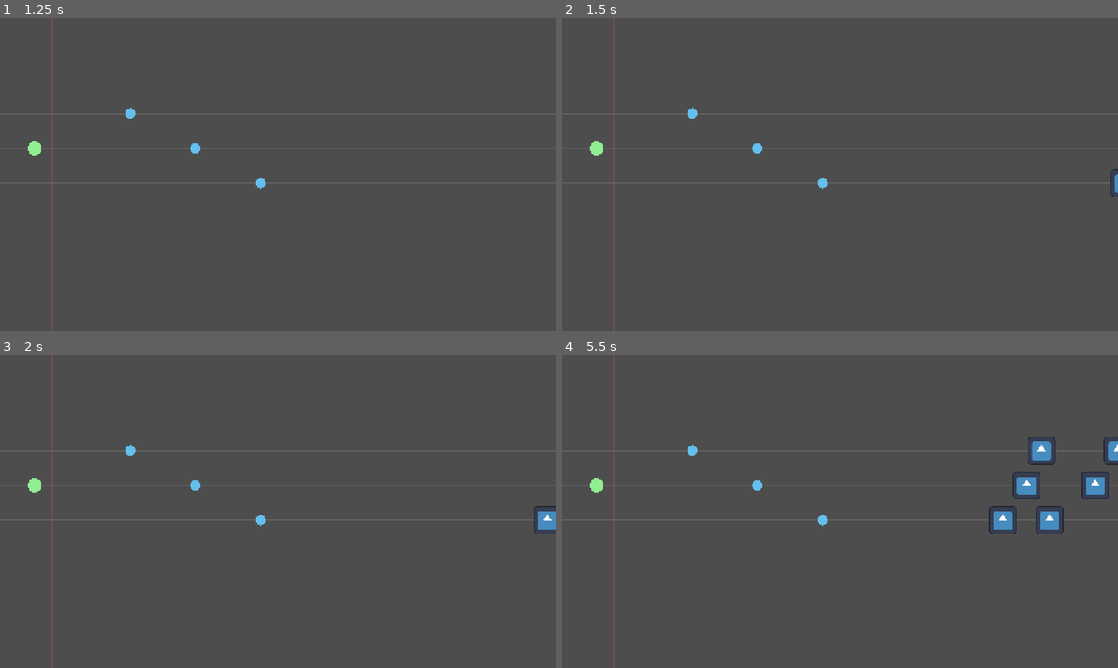
Above: before the commit, frames 1-4 (two rows, left to right).
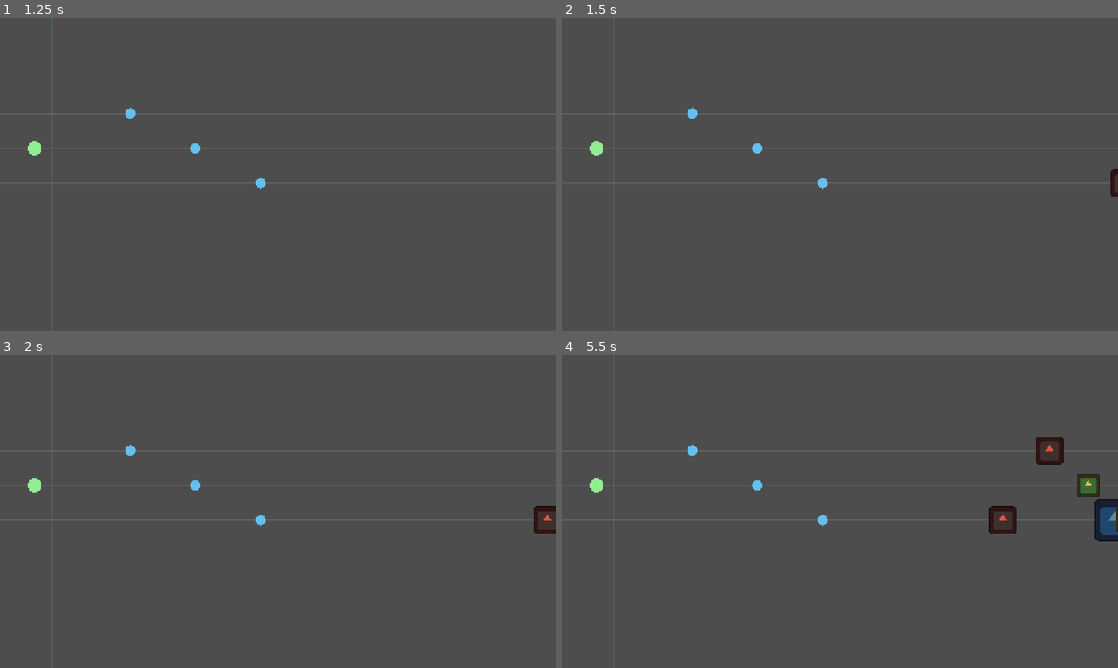
Above: after the commit, the same moments.

Repository: Sosorik/Sublike
Game: Godot game, scene res://scenes/battle/battle.tscn
Same seed, same stepped clock (60 frames per second), same inputs: the game is played once before the commit and once after it. The engine's default icon, where the game draws it, is replaced by a stand-in: a white triangle on a blue panel in a dark square.
Inputs:
- Up to frame 1 (1.25 s): tap Enter at 0.5 s; tap Space at 0.77 s
- Up to frame 2 (1.5 s): tap Space at 1.25 s
- Up to frame 3 (2 s): tap Space at 1.52 s
- Up to frame 4 (5.5 s): tap Space at 3.02, 3.77, 4.52 s

Frame 1 is identical in both runs. In frame 2, 0.1% of the frame differs, in the area x 98-100%, y 48-58%; in frame 3, 0.4%; in frame 4, 2.6%, in the area x 76-100%, y 26-60%.

Commit message:
2주차: 적 3종을 JSON 데이터로 스폰
- enemy.gd: setup(data) 로 스탯/외형 세팅. 코드에 수치 없음
- battle.gd: 적 3종을 JSON 순서로 순환 스폰, lane_pref 반영
- enemies.json: 임시 아트용 debug_color / debug_scale 추가

Co-Authored-By: Claude Opus 5 <noreply@anthropic.com>

Diff:
--- a/data/enemies.json
+++ b/data/enemies.json
@@ -1,9 +1,10 @@
 {
   "_comment": "적 3종. 오른쪽에서 왼쪽으로 직진. 경로탐색 사용 금지.",
+  "_debug_note": "debug_color / debug_scale 은 임시 아트용. 최종 스프라이트가 나오면 제거한다.",
   "enemies": [
-    { "id": "charger", "name": "돌격체", "hp": 60.0,  "speed": 70.0, "damage": 10.0, "defense": 0.0, "lane_pref": "any",   "ai": "advance_left", "shard_value": 1 },
-    { "id": "shooter", "name": "사격체", "hp": 40.0,  "speed": 40.0, "damage": 8.0,  "defense": 0.0, "lane_pref": "any",   "ai": "advance_and_shoot", "attack": { "range": 300.0, "interval": 2.0, "projectile_speed": 250.0 }, "shard_value": 2 },
-    { "id": "armored", "name": "중갑체", "hp": 260.0, "speed": 30.0, "damage": 22.0, "defense": 12.0,"lane_pref": "front", "ai": "advance_left", "shard_value": 5 }
+    { "id": "charger", "name": "돌격체", "hp": 60.0,  "speed": 70.0, "damage": 10.0, "defense": 0.0, "lane_pref": "any",   "ai": "advance_left", "shard_value": 1, "debug_color": "#e0563c", "debug_scale": 1.0 },
+    { "id": "shooter", "name": "사격체", "hp": 40.0,  "speed": 40.0, "damage": 8.0,  "defense": 0.0, "lane_pref": "any",   "ai": "advance_and_shoot", "attack": { "range": 300.0, "interval": 2.0, "projectile_speed": 250.0 }, "shard_value": 2, "debug_color": "#d8c14a", "debug_scale": 0.85 },
+    { "id": "armored", "name": "중갑체", "hp": 260.0, "speed": 30.0, "damage": 22.0, "defense": 12.0,"lane_pref": "front", "ai": "advance_left", "shard_value": 5, "debug_color": "#6d8296", "debug_scale": 1.5 }
   ],
   "wave_pattern": {
     "_comment": "층당 웨이브 5. 웨이브 사이 정비 시간 3초",
--- a/scripts/combat/enemy.gd
+++ b/scripts/combat/enemy.gd
@@ -4,23 +4,57 @@
 ## 적. 오른쪽에서 왼쪽으로 직진만 한다.
 ## 경로탐색 없음. 레인(y) 변경 없음. 방향 전환 없음.
 ##
-## 1주차 범위: 이동과 도달 판정만. 체력/피해는 2주차 DamagePacket에서 붙인다.
+## 스탯은 전부 data/enemies.json 에서 온다. 코드에 수치를 적지 않는다.
+## 피해 처리는 2주차 DamagePacket 항목에서 붙인다. 지금은 스탯을 들고만 있는다.
 
 ## 아이다에게 도달했다.
 signal reached_aida(enemy: Enemy)
 
-## 초당 이동 픽셀.
-@export var speed: float = 70.0
+## setup() 전에 참조될 때만 쓰는 대비값.
+const FALLBACK_SPEED: float = 70.0
+const FALLBACK_COLOR: Color = Color(1.0, 1.0, 1.0, 1.0)
+
+var enemy_id: String = ""
+var display_name: String = ""
+var max_hp: float = 0.0
+var hp: float = 0.0
+var speed: float = FALLBACK_SPEED
+var damage: float = 0.0
+var defense: float = 0.0
+var shard_value: int = 0
 
 var _lane: String = "front"
-var _advancing: bool = true
+var _lane_pref: String = "any"
+var _advancing: bool = false
 
 
-## 스포너가 호출한다. 레인과 속도를 정하고 스폰 위치에 놓는다.
-func spawn_at(lane: String, move_speed: float) -> void:
+## data/enemies.json 의 항목 하나를 받아 스탯과 외형을 세팅한다.
+## DataLoader 가 준 복사본이므로 여기서 값을 바꿔도 원본에 영향이 없다.
+func setup(data: Dictionary) -> void:
+	if data.is_empty():
+		push_error("Enemy.setup: 빈 데이터가 들어왔다.")
+		return
+
+	enemy_id = str(data.get("id", ""))
+	display_name = str(data.get("name", enemy_id))
+	max_hp = float(data.get("hp", 1.0))
+	hp = max_hp
+	speed = float(data.get("speed", FALLBACK_SPEED))
+	damage = float(data.get("damage", 0.0))
+	defense = float(data.get("defense", 0.0))
+	shard_value = int(data.get("shard_value", 0))
+	_lane_pref = str(data.get("lane_pref", "any"))
+
+	# 임시 아트. 최종 스프라이트가 나오면 이 두 줄을 지운다.
+	modulate = Color.from_string(str(data.get("debug_color", "")), FALLBACK_COLOR)
+	scale = Vector2.ONE * float(data.get("debug_scale", 1.0))
+
+
+## 레인을 정하고 스폰 위치에 놓는다. setup() 을 먼저 호출해야 한다.
+func spawn_at(lane: String) -> void:
 	_lane = lane
-	speed = move_speed
 	position = BattleLayout.spawn_position(lane)
+	hp = max_hp
 	_advancing = true
 
 
@@ -49,6 +83,11 @@
 	return _lane
 
 
+## "any" 면 아무 레인이나, 그 외에는 지정된 레인에만 스폰한다.
+func get_lane_pref() -> String:
+	return _lane_pref
+
+
 ## ObjectPool 이 풀로 되돌릴 때 호출한다. 다음 재사용을 위해 상태를 끈다.
 func _on_released() -> void:
 	_advancing = false
--- a/scripts/core/battle.gd
+++ b/scripts/core/battle.gd
@@ -11,20 +11,17 @@
 ## 인스펙터에서 Enemies 노드를 연결한다.
 @export var enemies_root: Node2D
 
-## 스폰할 적 ID. data/enemies.json 참조.
-@export var enemy_id: String = "charger"
-
 ## 전투 시작 전 미리 만들어 둘 적 수.
 @export var prewarm_count: int = 16
 
 ## 레인 안내선을 그린다. 좌표 확인용 임시 표시. 완성 전 끈다.
 @export var debug_draw: bool = true
 
-## DataLoader 가 값을 주지 못했을 때만 쓰는 대비값.
-const DEFAULT_ENEMY_SPEED: float = 70.0
+## data/enemies.json 의 적 3종. JSON 순서대로 돌아가며 스폰한다.
+var _enemy_rows: Array[Dictionary] = []
 
 var _lane_index: int = 0
-var _enemy_speed: float = DEFAULT_ENEMY_SPEED
+var _type_index: int = 0
 
 
 func _ready() -> void:
@@ -35,18 +32,13 @@
 		push_error("Battle: enemies_root가 비어 있다. 인스펙터에서 Enemies 노드를 연결할 것.")
 		return
 
-	_enemy_speed = _load_enemy_speed()
+	_enemy_rows = DataLoader.get_all(DataLoader.GROUP_ENEMIES)
+	if _enemy_rows.is_empty():
+		push_error("Battle: data/enemies.json 에서 적을 하나도 읽지 못했다.")
+		return
+
 	ObjectPool.prewarm(enemy_scene, prewarm_count)
 	_spawn_enemy()
-
-
-## data/enemies.json 에서 이동 속도를 읽는다. 실패하면 기본값.
-func _load_enemy_speed() -> float:
-	var row: Dictionary = DataLoader.get_enemy(enemy_id)
-	if row.is_empty():
-		push_warning("Battle: 적 '%s' 를 찾지 못해 기본 속도를 쓴다." % enemy_id)
-		return DEFAULT_ENEMY_SPEED
-	return float(row.get("speed", DEFAULT_ENEMY_SPEED))
 
 
 func _unhandled_input(event: InputEvent) -> void:
@@ -55,13 +47,14 @@
 			_spawn_enemy()
 
 
-## 적 1마리를 다음 레인에 스폰한다. 레인은 front → mid → back 순환.
+## 적 1마리를 스폰한다. 적 종류는 JSON 순서대로, 레인은 front → mid → back 순환.
+## lane_pref 가 "any" 가 아닌 적은 지정된 레인에만 나온다. (중갑체는 전열 고정)
 func _spawn_enemy() -> void:
-	if enemy_scene == null or enemies_root == null:
+	if enemy_scene == null or enemies_root == null or _enemy_rows.is_empty():
 		return
 
-	var lane: String = BattleLayout.LINES[_lane_index]
-	_lane_index = (_lane_index + 1) % BattleLayout.LINES.size()
+	var row: Dictionary = _enemy_rows[_type_index]
+	_type_index = (_type_index + 1) % _enemy_rows.size()
 
 	var enemy: Enemy = ObjectPool.acquire(enemy_scene) as Enemy
 	if enemy == null:
@@ -72,12 +65,31 @@
 	if not enemy.reached_aida.is_connected(_on_enemy_reached_aida):
 		enemy.reached_aida.connect(_on_enemy_reached_aida)
 
+	enemy.setup(row)
 	enemies_root.add_child(enemy)
-	enemy.spawn_at(lane, _enemy_speed)
+	enemy.spawn_at(_pick_lane(enemy.get_lane_pref()))
+
+	print("스폰 — %s(%s) lane=%s speed=%.0f hp=%.0f" % [
+		enemy.display_name, enemy.enemy_id, enemy.get_lane(), enemy.speed, enemy.max_hp
+	])
+
+
+## lane_pref 를 실제 레인으로 바꾼다. "any" 면 순환, 아니면 지정 레인.
+func _pick_lane(lane_pref: String) -> String:
+	if lane_pref != "any":
+		if lane_pref in BattleLayout.LINES:
+			return lane_pref
+		push_warning("Battle: 알 수 없는 lane_pref '%s' — 순환 레인을 쓴다." % lane_pref)
+
+	var lane: String = BattleLayout.LINES[_lane_index]
+	_lane_index = (_lane_index + 1) % BattleLayout.LINES.size()
+	return lane
 
 
 func _on_enemy_reached_aida(enemy: Enemy) -> void:
-	print("적이 아이다에 도달 — lane=%s" % enemy.get_lane())
+	print("도달 — %s lane=%s (아이다 피해 %.0f)" % [
+		enemy.display_name, enemy.get_lane(), enemy.damage
+	])
 	# 아이다 HP 감소는 2주차 마지막 항목에서 붙인다.
 	ObjectPool.release(enemy)
 
Not shown, changed: docs/PROGRESS.md
